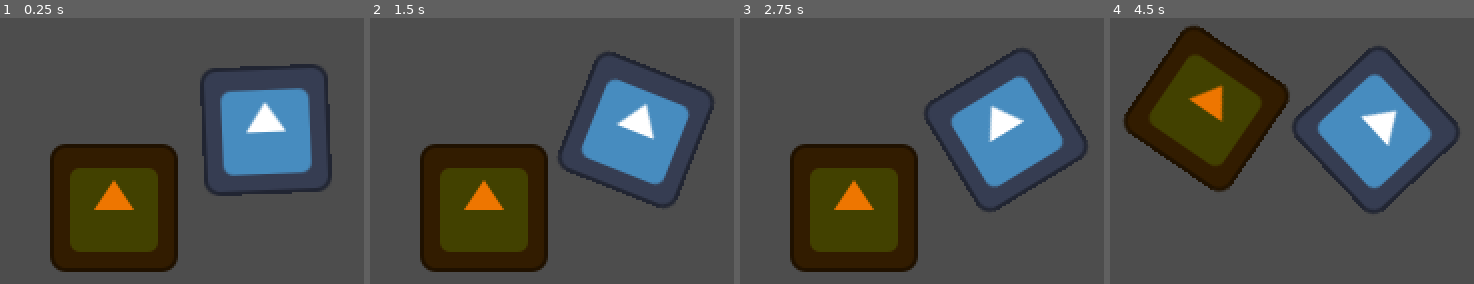
Above: before the commit, frames 1-4 (left to right).
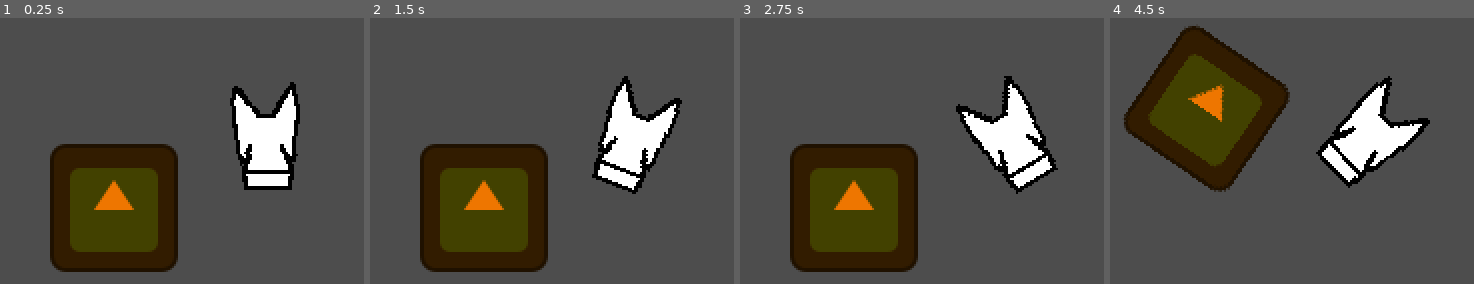
Above: after the commit, the same moments.

Repository: kennethbchen/RGHRGHRGH-Game
Game: Godot game, scene res://scenes/game.tscn
Two runs of this game, one before a commit and one after it. Both use one fixed random seed, a clock stepped at 60 frames per second and the inputs below. The engine's default icon, where the game draws it, is replaced by a stand-in: a white triangle on a blue panel in a dark square.
Inputs (mouse positions are in pixels of both pictures, inside the frame that each line leads up to):
- Up to frame 1 (0.25 s): no input
- Up to frame 2 (1.5 s): tap Enter at 0.5 s; move the mouse to (outside the picture) at 0.52 s; press the mouse at (outside the picture) at 0.53 s; tap Space at 1.25 s; move the mouse to (outside the picture) at 1.27 s; release the mouse at (outside the picture) at 1.28 s; click (outside the picture) at 1.35 s
- Up to frame 3 (2.75 s): tap Enter at 2 s; move the mouse to (outside the picture) at 2.02 s; press the mouse at (outside the picture) at 2.03 s
- Up to frame 4 (4.5 s): tap Space at 2.75, 4.25 s; move the mouse to (outside the picture) at 2.77 s; release the mouse at (outside the picture) at 2.78 s; click (outside the picture) at 2.85 s; tap Enter at 3.5 s; move the mouse to (outside the picture) at 3.52 s; press the mouse at (outside the picture) at 3.53 s; move the mouse to (outside the picture) at 4.27 s; release the mouse at (outside the picture) at 4.28 s; click (outside the picture) at 4.35 s

The runs differ from the first frame. In frame 1, 11% of the frame differs, in the area x 54-92%, y 17-67%; in frame 2, 11%; in frame 3, 11%; in frame 4, 11%, in the area x 21-97%, y 10-74%.

Commit message:
Created dog sprite atlas

Diff:
--- a/project.godot
+++ b/project.godot
@@ -51,5 +51,6 @@
 
 [rendering]
 
+textures/canvas_textures/default_texture_filter=0
 renderer/rendering_method="gl_compatibility"
 renderer/rendering_method.mobile="gl_compatibility"
--- a/scenes/game.tscn
+++ b/scenes/game.tscn
@@ -1,8 +1,9 @@
-[gd_scene load_steps=7 format=3 uid="uid://cc62vlkgtbvwy"]
+[gd_scene load_steps=8 format=3 uid="uid://cc62vlkgtbvwy"]
 
 [ext_resource type="Script" path="res://scripts/debug_commands.gd" id="1_jhtol"]
 [ext_resource type="Script" path="res://scripts/player.gd" id="2_hwhmv"]
 [ext_resource type="Texture2D" uid="uid://dbwc55h75l4r2" path="res://icon.svg" id="3_f0o6r"]
+[ext_resource type="Texture2D" uid="uid://bpq4isb5u6y1m" path="res://sprites/dog_atlas.tres" id="3_pl4da"]
 [ext_resource type="Script" path="res://addons/aimsystem/aim_system_2d/aim_system_2d.gd" id="4_crl8y"]
 [ext_resource type="PackedScene" uid="uid://c3rg6ralpqeor" path="res://scenes/bite_detector.tscn" id="5_7sovw"]
 
@@ -21,7 +22,7 @@
 
 [node name="Sprite2D" type="Sprite2D" parent="Player"]
 rotation = -1.5708
-texture = ExtResource("3_f0o6r")
+texture = ExtResource("3_pl4da")
 
 [node name="AimSystem2D" type="Node2D" parent="Player"]
 script = ExtResource("4_crl8y")
--- /dev/null
+++ b/sprites/dog_atlas.tres
@@ -0,0 +1,8 @@
+[gd_resource type="AtlasTexture" load_steps=2 format=3 uid="uid://bpq4isb5u6y1m"]
+
+[ext_resource type="Texture2D" uid="uid://cr6lf0ovc7ola" path="res://sprites/dog_spritesheet.png" id="1_sjit1"]
+
+[resource]
+resource_local_to_scene = true
+atlas = ExtResource("1_sjit1")
+region = Rect2(0, 0, 64, 64)
Binary file changed: aseprite/dog.aseprite
Not shown, added: aseprite/dog.aseprite.import
Not shown, added: sprites/dog_atlas.png.import
Binary file added: sprites/dog_spritesheet.png
Not shown, added: sprites/dog_spritesheet.png.import
